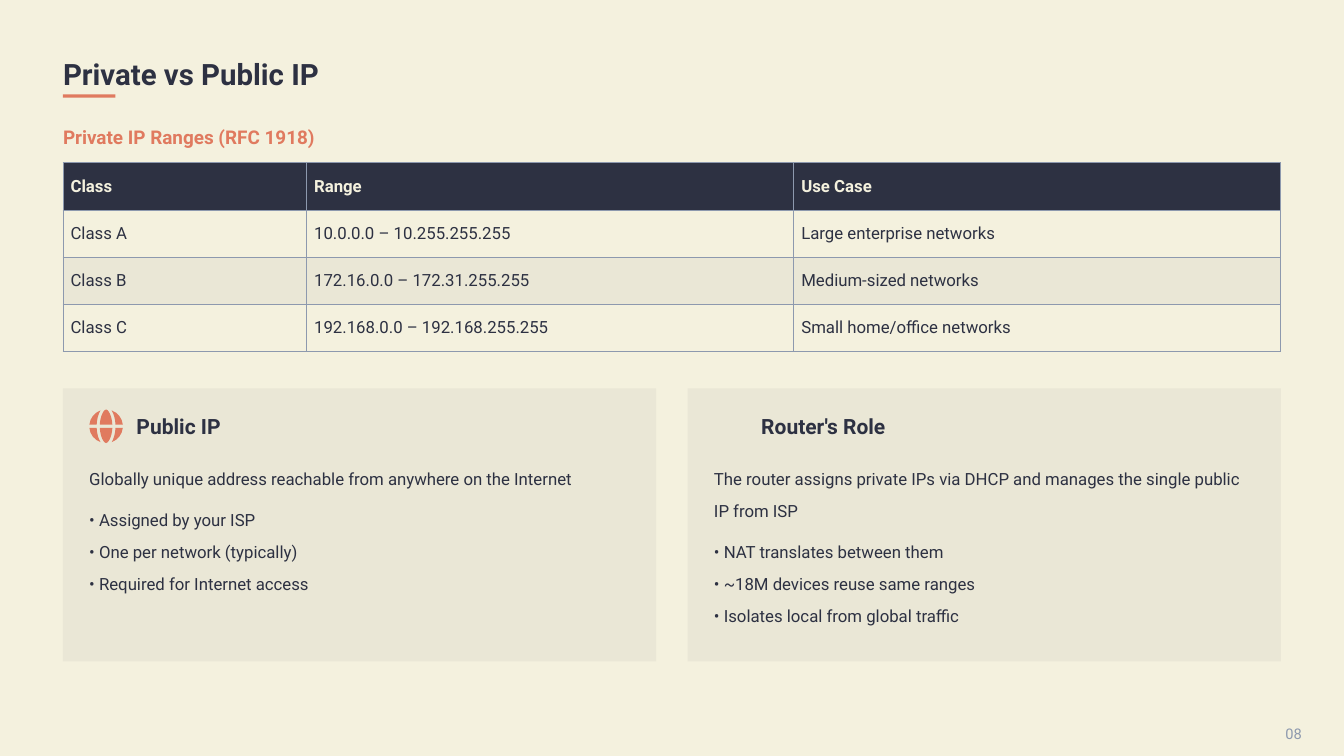
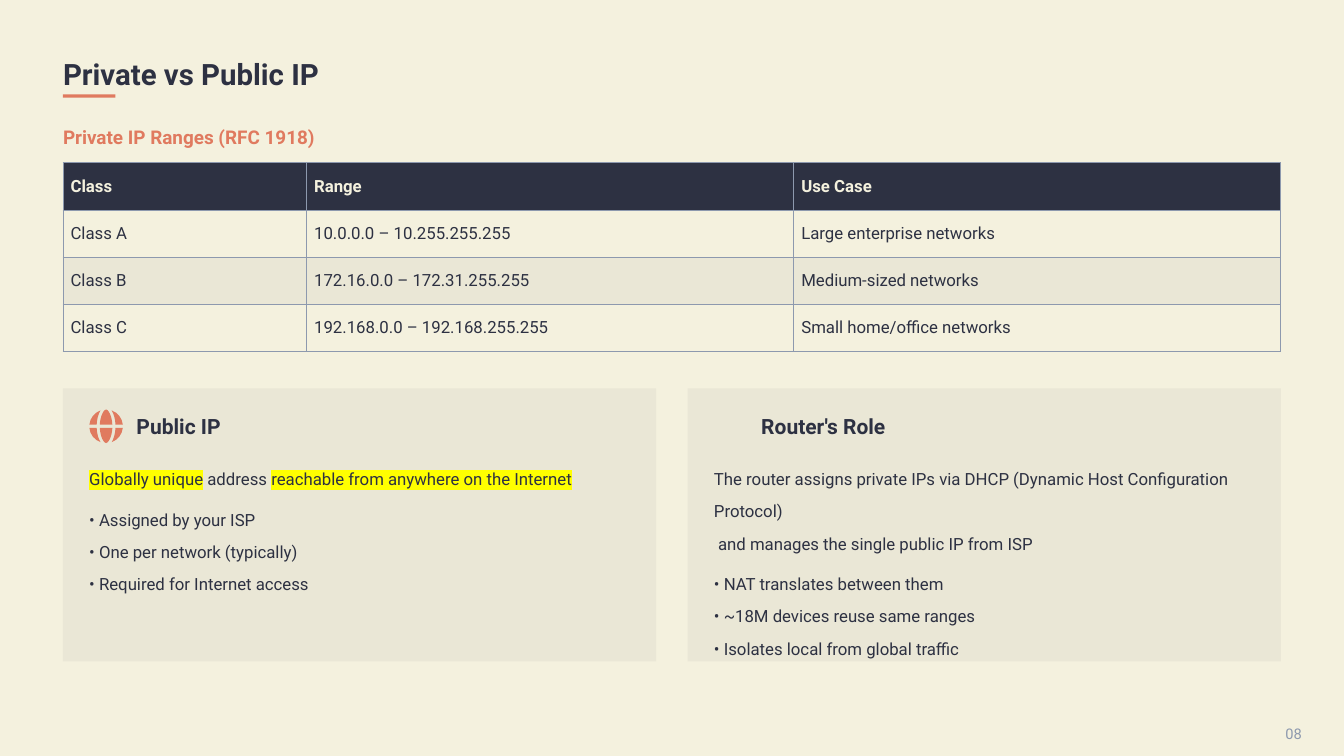
Before and after one commit to nabila-nuzhat/backend, a slide deck: slide 8 of network/sir-slides/4. Networking for Web Developers.pptx. Drawn at 1344x756 pixels with LibreOffice and Linux fonts; fonts in the diff are those of the drawing. Boxes give left, top, right and bottom in pixels: in the first picture for what was removed or moved away, otherwise in the second. Text is boxed around its words. In the diff, an @@ line names an element or a change of style, - is before the commit and + after.

Commit message:
RFC 1918, NAT short, DHCP, Subnet, guest home subnet

```diff
--- a/network/sir-slides/4. Networking for Web Developers.pptx
+++ b/network/sir-slides/4. Networking for Web Developers.pptx
@@ text at [89,472,571,489]: highlight none to #FFFF00 in "Globally unique reachable from anywhere on the ..." @@
@@ text at [714,472,1228,554]: text changed @@
-The router assigns private IPs via DHCP and manages the single public IP from ISP
+The router assigns private IPs via DHCP (Dynamic Host Configuration Protocol)
+and manages the single public IP from ISP
```
Also in this commit, not shown: 2 other slides changed, 9 other files.
